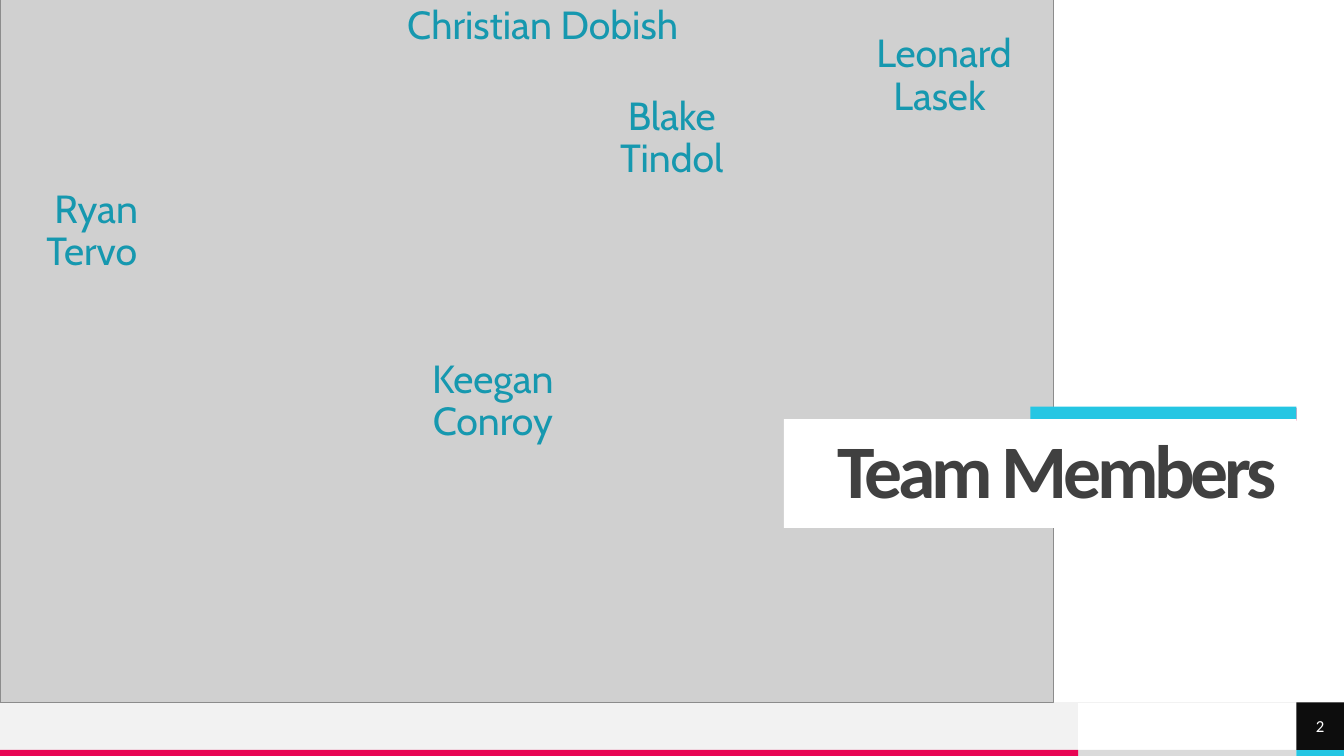
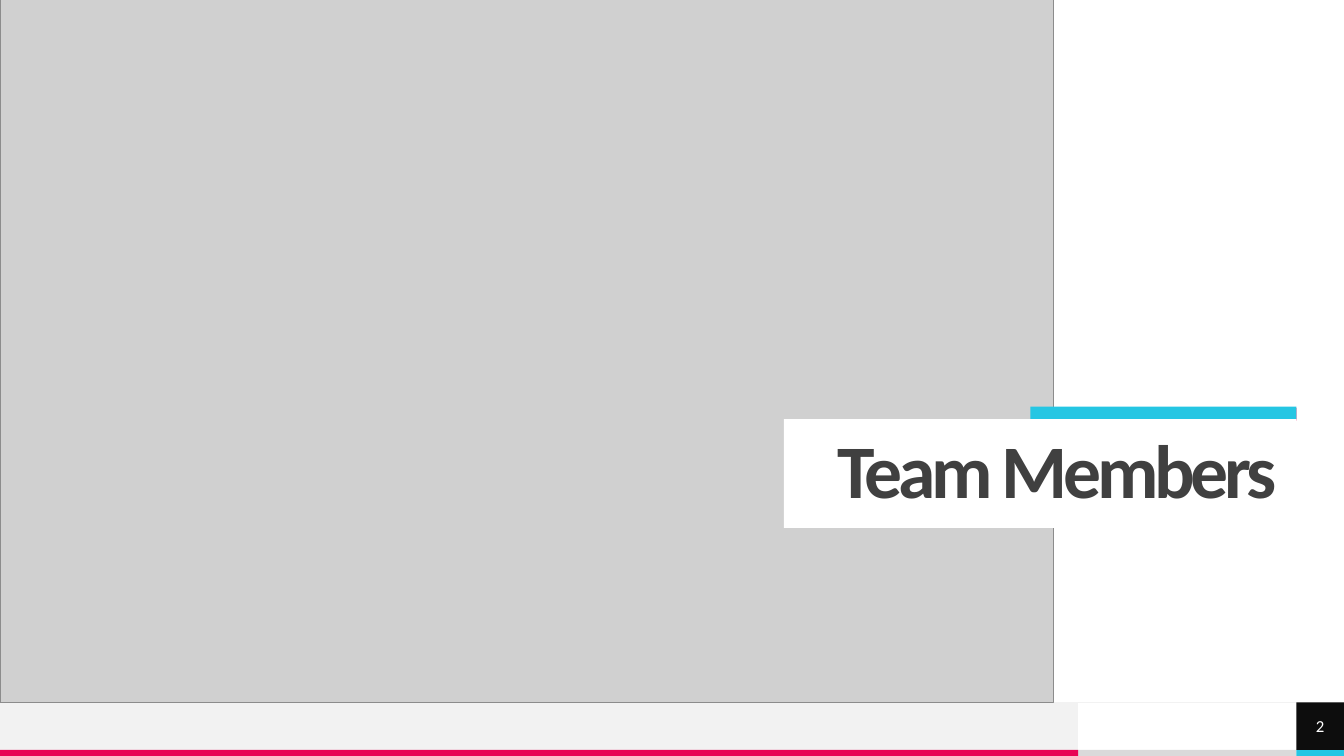
Before and after one commit to rltervo/IST682, a slide deck: slide 2 of 2. Final Project/FinalProject.pptx. Drawn at 1344x756 pixels with LibreOffice and Linux fonts; fonts in the diff are those of the drawing; grey boxes stand for pictures. Boxes give left, top, right and bottom in pixels: in the first picture for what was removed or moved away, otherwise in the second. Text is boxed around its words. In the diff, an @@ line names an element or a change of style, - is before the commit and + after.

```diff
--- a/2. Final Project/FinalProject.pptx
+++ b/2. Final Project/FinalProject.pptx
@@ text removed at [407,9,678,40] @@
-Christian Dobish
@@ text removed at [876,37,1011,111] @@
-Leonard Lasek
@@ text removed at [620,100,723,173] @@
-Blake Tindol
@@ text removed at [46,195,138,266] @@
-Ryan Tervo
@@ text removed at [432,365,554,445] @@
-Keegan Conroy
```
